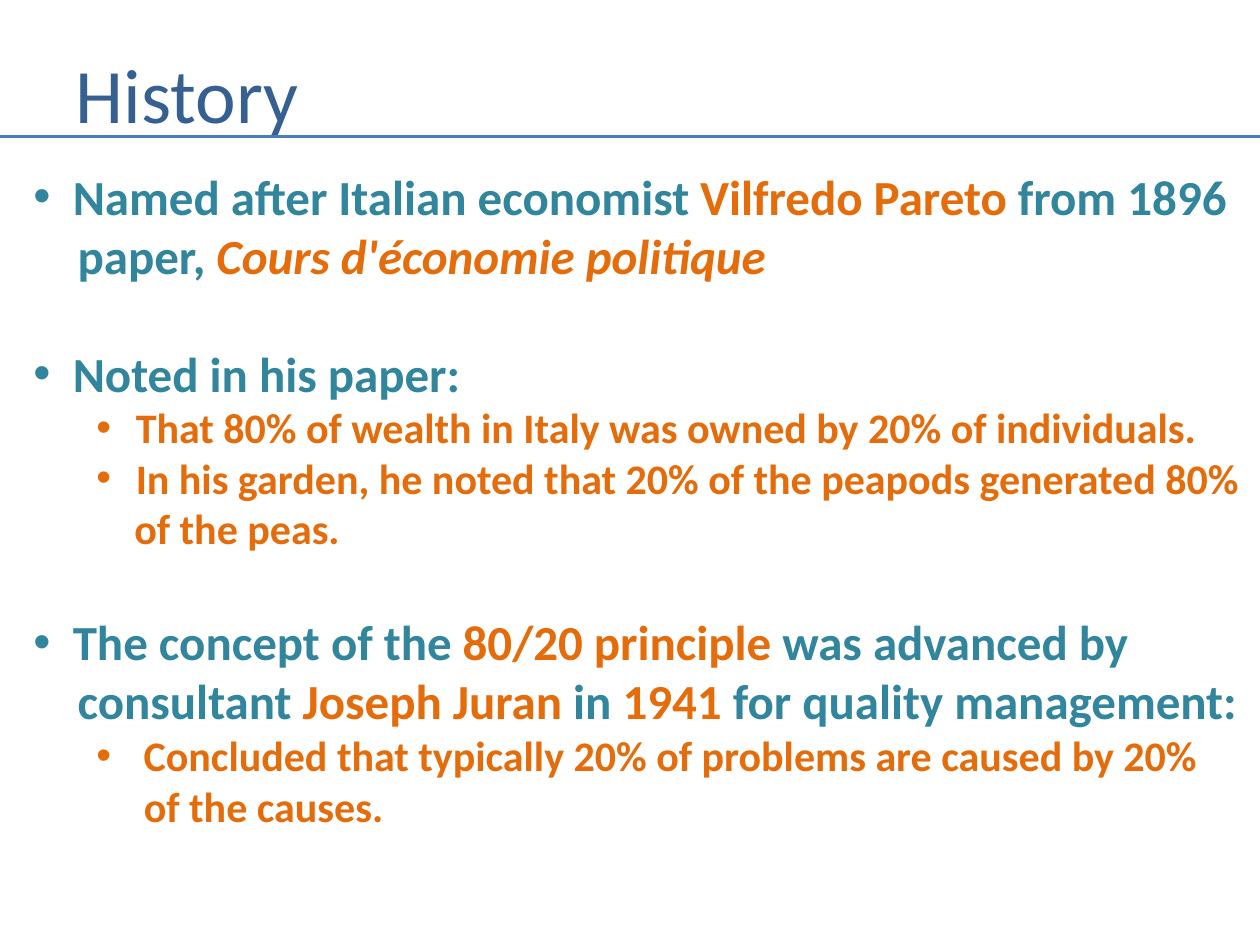
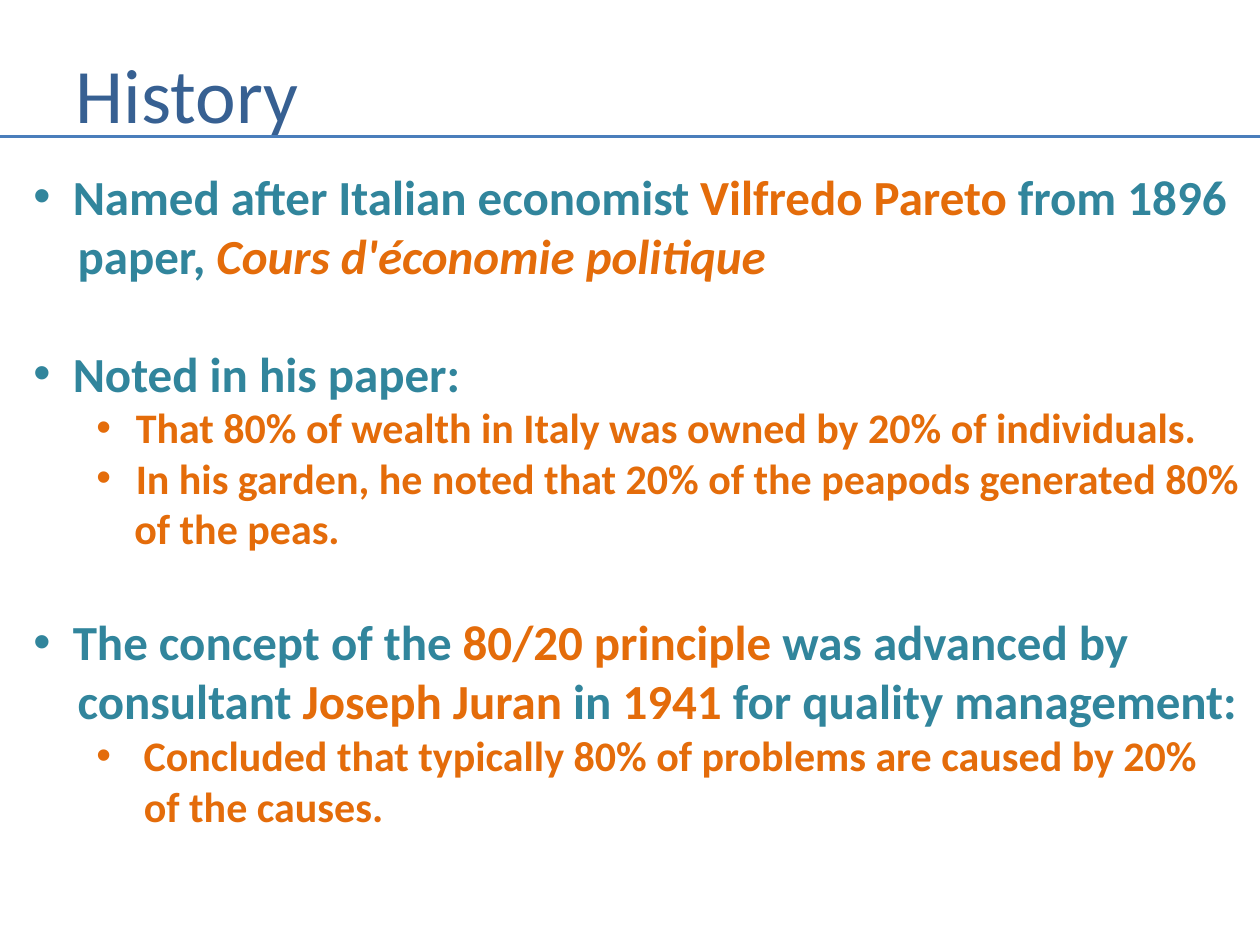
Before and after one commit to andrewferlitsch/Portland-Data-Science-Group, a slide deck: slide 2 of Presentations/QA - Pareto Principle.pptx. Drawn at 1260x945 pixels with LibreOffice and Linux fonts; fonts in the diff are those of the drawing. Boxes give left, top, right and bottom in pixels: in the first picture for what was removed or moved away, otherwise in the second. Text is boxed around its words. In the diff, an @@ line names an element or a change of style, - is before the commit and + after.

Commit message:
fix typo

```diff
--- a/Presentations/QA - Pareto Principle.pptx
+++ b/Presentations/QA - Pareto Principle.pptx
@@ text at bbox=[144, 741, 1196, 778]: text changed @@
-  • Concluded that typically 20% of problems are caused by 20%
+  • Concluded that typically 80% of problems are caused by 20%
```
